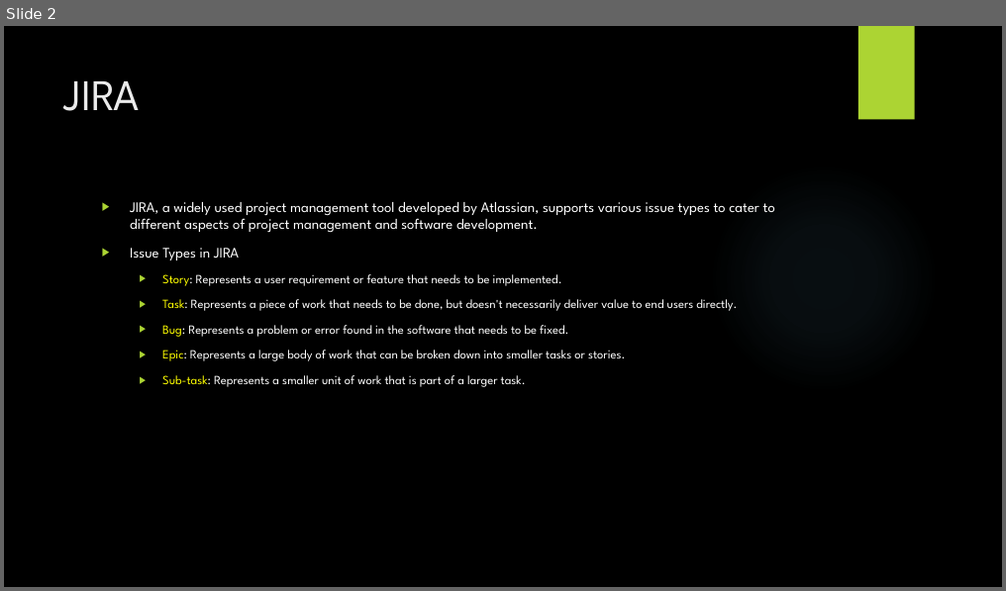
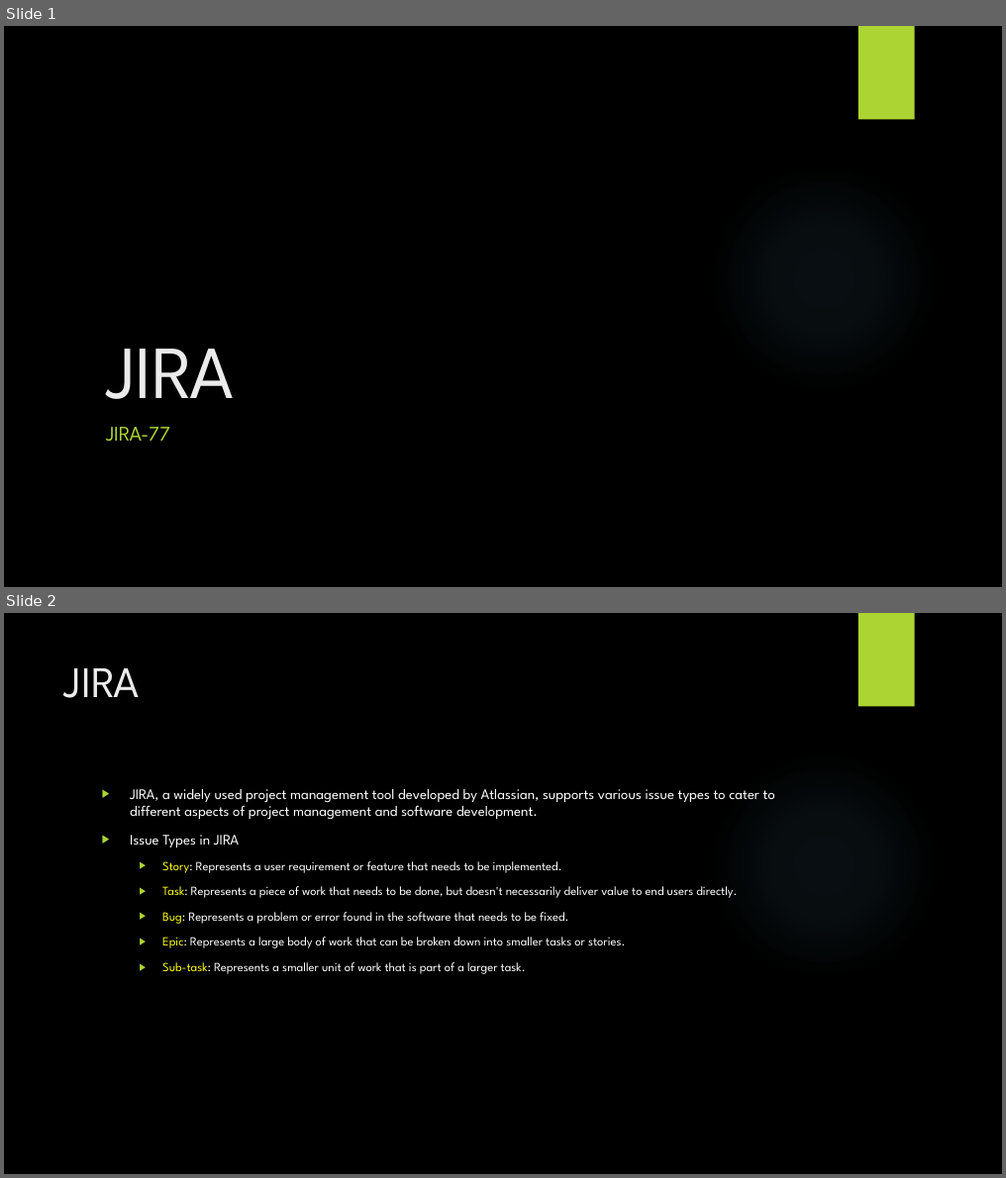
Before and after one commit to kumaravarma/postmanproject, a slide deck: JIRA-file.pptx. Shown one above the other, each under a label of ours: slide 2 before the commit, slides 1 and 2 after it. The pictures are 1006x591 and 1006x1178 pixels, drawn with LibreOffice and Linux fonts; fonts in the diff are those of the drawing; background and template pictures are left out. Boxes give left, top, right and bottom in pixels: in the first picture for what was removed or moved away, otherwise in the second. Text is boxed around its words. In the diff, an @@ line names an element or a change of style, - is before the commit and + after.

```diff
--- a/JIRA-file.pptx
+++ b/JIRA-file.pptx
@@ slide 1 added at bbox=[4, 26, 1002, 587], background picture (left out); not listed: 2 template elements that a slide beside it also shows @@
@@ title added at bbox=[106, 349, 234, 399], 72 pt, text #EBEBEB @@
+JIRA
@@ subtitle added at bbox=[106, 427, 170, 441], 20 pt, text #ACD433 @@
+JIRA-77
```
Also in this commit, not shown: 1 slide removed.
